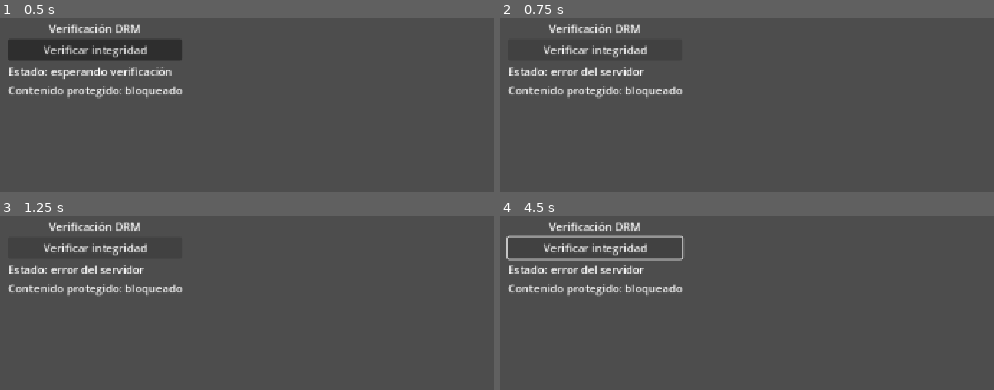
Above: before the commit, frames 1-4 (two rows, left to right).
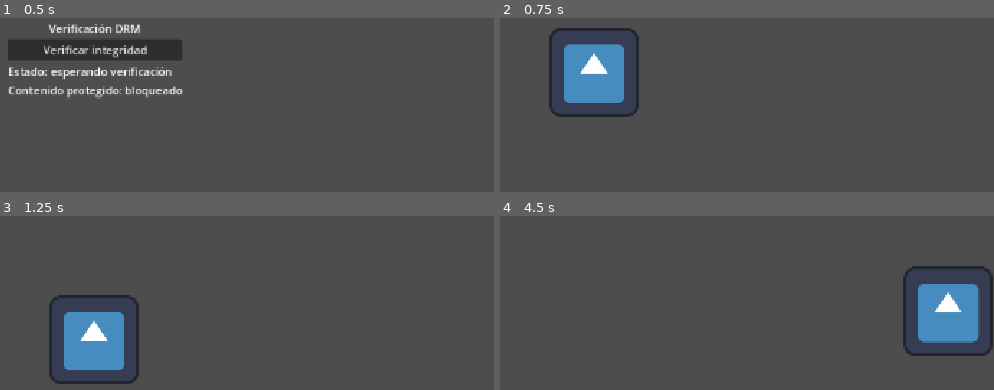
Above: after the commit, the same moments.

Repository: Danielopez27/drm-project
Game: Godot game, scene res://assets/Main.tscn
The game is run twice, just before and just after one commit, with the same random seed, the same clock (stepped at 60 frames per second) and the same inputs.
Inputs:
- Up to frame 1 (0.5 s): no input
- Up to frame 2 (0.75 s): click "Verificar integridad" at 0.5 s
- Up to frame 3 (1.25 s): no input
- Up to frame 4 (4.5 s): hold Right (right) 1.28-2.78 s; tap Up (jump) at 1.52, 2.27, 3.77 s; hold Left (left) 2.78-3.53 s; hold Right (right) from 3.53 s (still down)

Frame 1 is identical in both runs. In frame 2, 7.1% of the frame differs, in the area x 1-38%, y 3-57%; in frame 3, 7.9%; in frame 4, 9.6%, in the area x 1-100%, y 3-81%.

Commit message:
Godot project organization

Diff:
--- a/godot_client/drm-godot-client/assets/Main.tscn
+++ b/godot_client/drm-godot-client/assets/Main.tscn
@@ -1,6 +1,6 @@
 [gd_scene format=3 uid="uid://bqe4w30aojhfa"]
 
-[ext_resource type="Script" uid="uid://dmhp0w7pa1cj6" path="res://main.gd" id="1_glv2v"]
+[ext_resource type="Script" uid="uid://dmhp0w7pa1cj6" path="res://scripts/main.gd" id="1_m6kl7"]
 
 [node name="Main" type="Control" unique_id=1117577490]
 layout_mode = 3
@@ -11,7 +11,7 @@
 offset_right = 1.0
 grow_horizontal = 2
 grow_vertical = 2
-script = ExtResource("1_glv2v")
+script = ExtResource("1_m6kl7")
 
 [node name="VBoxContainer" type="VBoxContainer" parent="." unique_id=2097523642]
 layout_mode = 1
--- a/godot_client/drm-godot-client/assets/first_level.tscn
+++ b/godot_client/drm-godot-client/assets/first_level.tscn
@@ -1,6 +1,6 @@
 [gd_scene format=3 uid="uid://cbj345c5twio6"]
 
-[ext_resource type="Script" uid="uid://l4qgb858x4xg" path="res://character_controller.gd" id="1_2dheu"]
+[ext_resource type="Script" uid="uid://l4qgb858x4xg" path="res://scripts/character_controller.gd" id="1_2dheu"]
 [ext_resource type="Texture2D" uid="uid://dhuhhgdiiwvoy" path="res://icon.svg" id="2_vmcsc"]
 
 [sub_resource type="RectangleShape2D" id="RectangleShape2D_ps246"]
--- a/godot_client/drm-godot-client/main.gd
+++ b/godot_client/drm-godot-client/scripts/main.gd
@@ -20,6 +20,7 @@
 
 
 func _on_validate_button_pressed():
+	ContentManager.query_scene_change("first_level")
 	status_label.text = "Estado: leyendo critical.gd..."
 	protected_content_label.text = "Contenido protegido: bloqueado"
 
@@ -127,3 +128,5 @@
 	file.close()
 
 	protected_content_label.text = "Contenido desbloqueado: " + protected_content
+
+	await get_tree().create_timer(3).timeout
Renamed: godot_client/drm-godot-client/character_controller.gd -> godot_client/drm-godot-client/scripts/character_controller.gd
Renamed: godot_client/drm-godot-client/character_controller.gd.uid -> godot_client/drm-godot-client/scripts/character_controller.gd.uid
Renamed: godot_client/drm-godot-client/content_manager.gd -> godot_client/drm-godot-client/scripts/content_manager.gd
Renamed: godot_client/drm-godot-client/content_manager.gd.uid -> godot_client/drm-godot-client/scripts/content_manager.gd.uid
Renamed: godot_client/drm-godot-client/main.gd.uid -> godot_client/drm-godot-client/scripts/main.gd.uid
